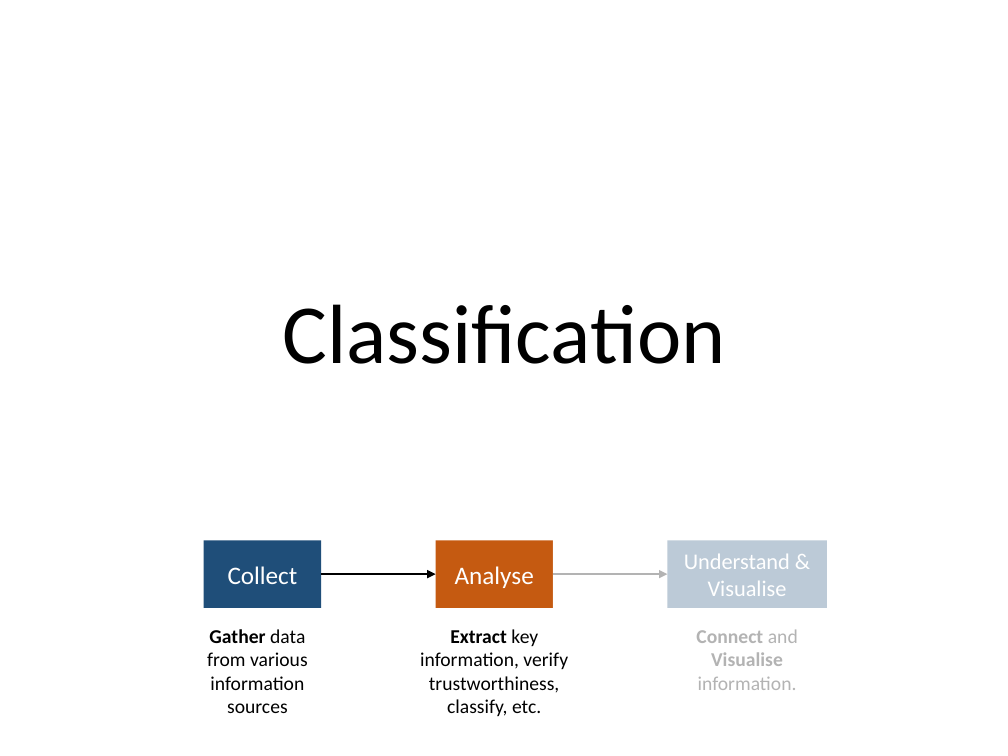
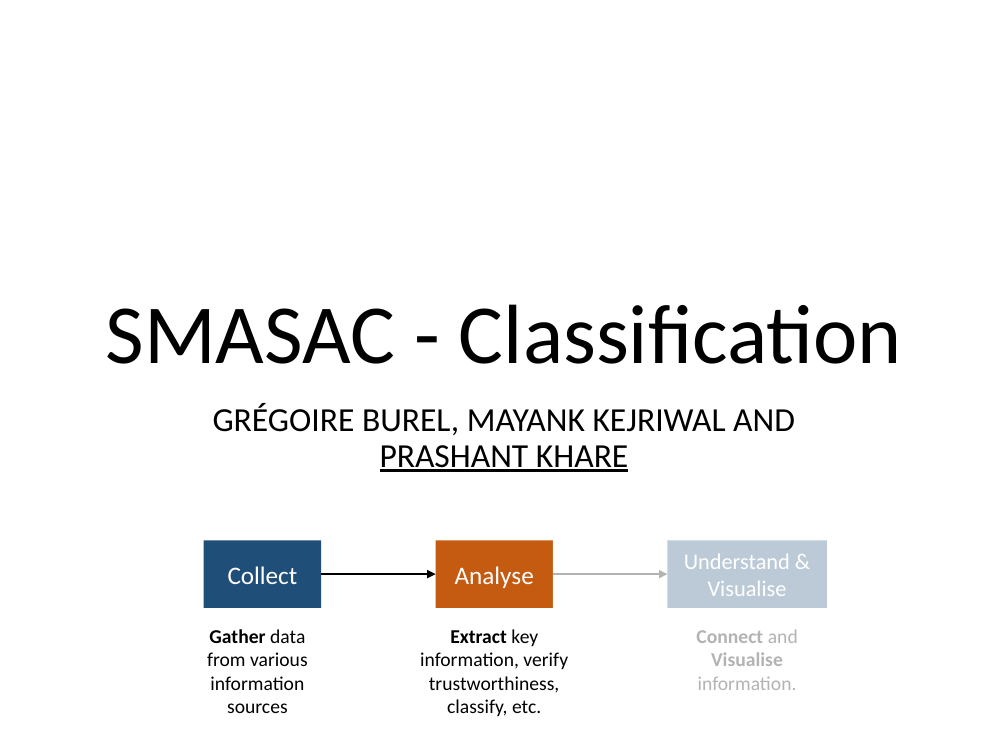
Before and after one commit to evhart/smasac-tutorial, a slide deck: slide 1 of slides/pptx/4-classification.pptx. Drawn at 1008x756 pixels with LibreOffice and Linux fonts; fonts in the diff are those of the drawing. Boxes give left, top, right and bottom in pixels: in the first picture for what was removed or moved away, otherwise in the second. Text is boxed around its words. In the diff, an @@ line names an element or a change of style, - is before the commit and + after.

Commit message:
Update slides titles and add slides numbers

```diff
--- a/slides/pptx/4-classification.pptx
+++ b/slides/pptx/4-classification.pptx
@@ title at bbox=[106, 304, 902, 364]: text changed @@
-Classification
+SMASAC - Classification
@@ subtitle added at bbox=[213, 403, 795, 472], 24 pt, text #000000 @@
+GRÉGOIRE BUREL, MAYANK KEJRIWAL AND PRASHANT KHARE
```
Also in this commit, not shown: 15 other slides changed, 5 other files.
